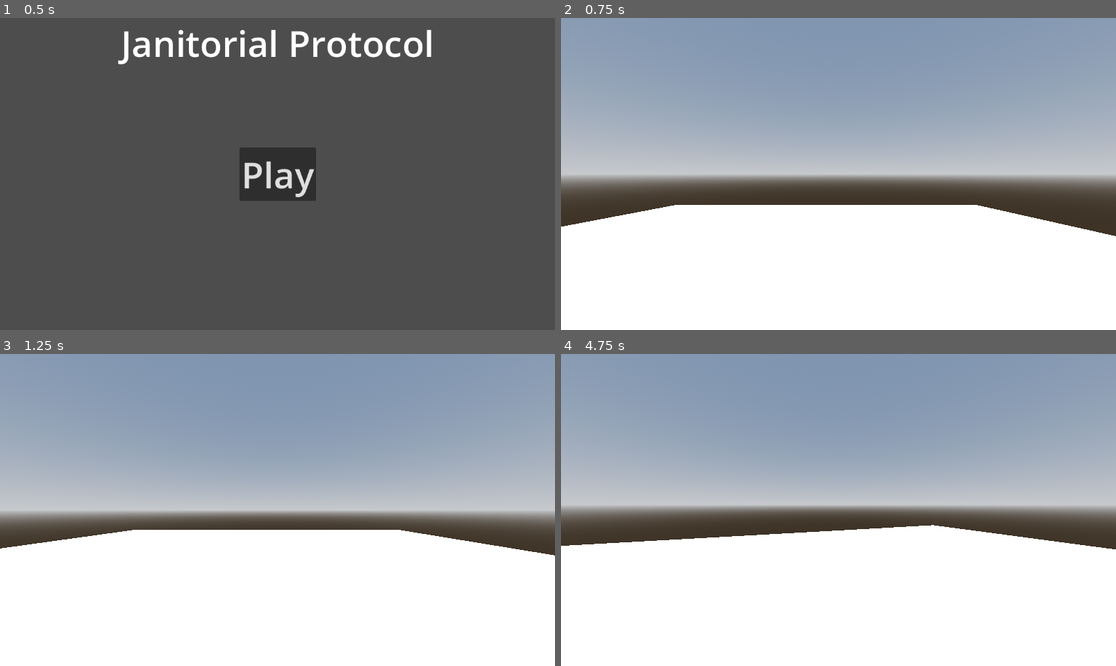
Above: before the commit, frames 1-4 (two rows, left to right).
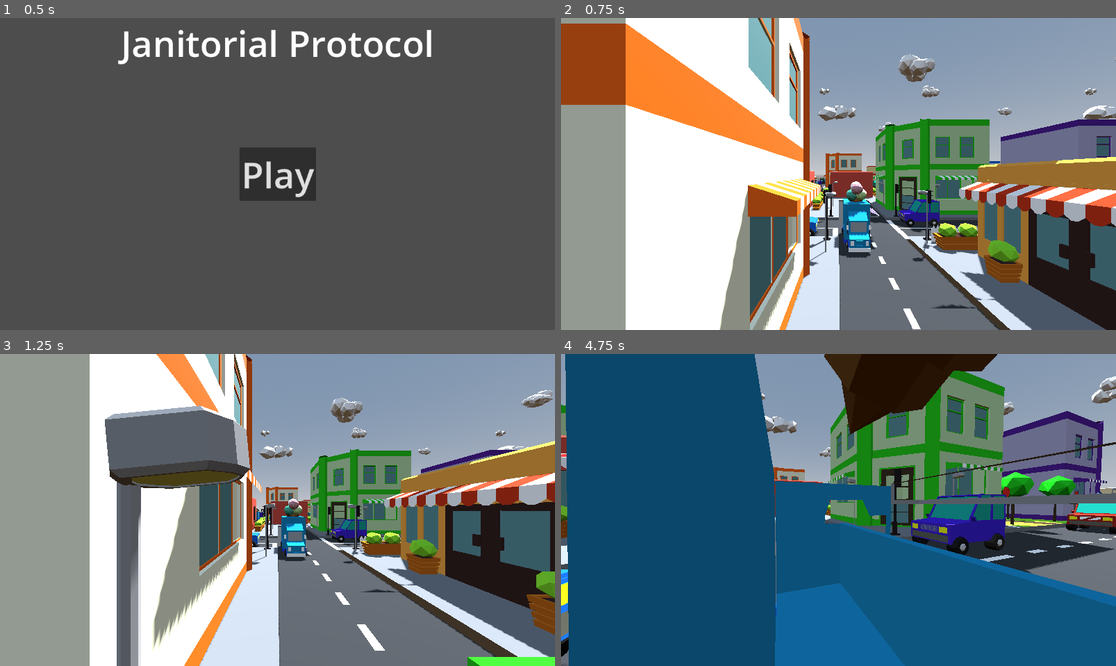
Above: after the commit, the same moments.

Repository: CodeOS99/JanitorialProtocol
Game: Godot game, scene res://scenes/main_menu.tscn
Same seed, same stepped clock (60 frames per second), same inputs: the game is played once before the commit and once after it.
Inputs (mouse positions are in pixels of both pictures, inside the frame that each line leads up to):
- Up to frame 1 (0.5 s): no input
- Up to frame 2 (0.75 s): click "Play" at 0.5 s
- Up to frame 3 (1.25 s): no input
- Up to frame 4 (4.75 s): tap Enter at 1.25 s; move the mouse to (866, 510) at 1.27 s; hold Shift (sprint) 1.28-2.03 s; hold W (up) from 1.28 s (still down); tap Space (jump) at 1.52, 2.27, 3.77, 4.52 s; move the mouse to (810, 510) at 2.02 s; tap Alt at 2.1, 3.6 s; move the mouse to (849, 503) at 2.77 s; hold Shift (sprint) 2.78-3.53 s; move the mouse to (832, 516) at 3.52 s; move the mouse to (877, 513) at 4.27 s; hold Shift (sprint) from 4.28 s (still down)

Frame 1 is identical in both runs. In frame 2, 72% of the frame differs, in the area x 0-100%, y 0-100%; in frame 3, 75%; in frame 4, 90%.

Commit message:
Added map mesh

Diff:
--- a/scenes/main_game.tscn
+++ b/scenes/main_game.tscn
@@ -1,6 +1,7 @@
-[gd_scene load_steps=7 format=3 uid="uid://nv6dpf3umyp3"]
+[gd_scene load_steps=8 format=3 uid="uid://nv6dpf3umyp3"]
 
 [ext_resource type="PackedScene" uid="uid://ce70gywp78csq" path="res://scenes/player.tscn" id="1_p4v0k"]
+[ext_resource type="PackedScene" uid="uid://cbs5ttjreilsy" path="res://assets/city/source/citta01.fbx" id="2_wpfmg"]
 
 [sub_resource type="ProceduralSkyMaterial" id="ProceduralSkyMaterial_ek1v0"]
 sky_horizon_color = Color(0.64625, 0.65575, 0.67075, 1)
@@ -15,10 +16,10 @@
 tonemap_mode = 2
 
 [sub_resource type="BoxMesh" id="BoxMesh_gh65w"]
-size = Vector3(75, 0.295, 75)
+size = Vector3(293.44, 1.17, 170)
 
-[sub_resource type="ConvexPolygonShape3D" id="ConvexPolygonShape3D_a8g32"]
-points = PackedVector3Array(-37.5, -0.1475, -37.5, -37.5, 0.1475, -37.5, 37.5, -0.1475, -37.5, -37.5, -0.1475, 37.5, -37.5, 0.1475, 37.5, 37.5, 0.1475, -37.5, 37.5, -0.1475, 37.5, 37.5, 0.1475, 37.5)
+[sub_resource type="ConvexPolygonShape3D" id="ConvexPolygonShape3D_6t3to"]
+points = PackedVector3Array(-146.72, -0.585, -85, -146.72, 0.585, -85, 146.72, -0.585, -85, -146.72, -0.585, 85, -146.72, 0.585, 85, 146.72, 0.585, -85, 146.72, -0.585, 85, 146.72, 0.585, 85)
 
 [node name="MainGame" type="Node3D"]
 
@@ -35,7 +36,22 @@
 [node name="StaticBody3D" type="StaticBody3D" parent="."]
 
 [node name="MeshInstance3D" type="MeshInstance3D" parent="StaticBody3D"]
+transform = Transform3D(1, 0, 0, 0, 1, 0, 0, 0, 1, 56, -0.621582, -38)
+visible = false
 mesh = SubResource("BoxMesh_gh65w")
 
 [node name="CollisionShape3D" type="CollisionShape3D" parent="StaticBody3D"]
-shape = SubResource("ConvexPolygonShape3D_a8g32")
+transform = Transform3D(1, 0, 0, 0, 1, 0, 0, 0, 1, 56, -0.621582, -38)
+shape = SubResource("ConvexPolygonShape3D_6t3to")
+
+[node name="citta01" parent="." instance=ExtResource("2_wpfmg")]
+transform = Transform3D(1, 0, 0, 0, 1, 0, 0, 0, 1, -0.668945, -4.44678, 5.27018)
+
+[node name="citta02" parent="." instance=ExtResource("2_wpfmg")]
+transform = Transform3D(1, 0, 0, 0, 1, 0, 0, 0, 1, 127.331, -4.44678, 5.27018)
+
+[node name="citta03" parent="." instance=ExtResource("2_wpfmg")]
+transform = Transform3D(-1, 0, 8.74228e-08, 0, 1, 0, -8.74228e-08, 0, -1, 127.331, -4.44678, -79.7298)
+
+[node name="citta04" parent="." instance=ExtResource("2_wpfmg")]
+transform = Transform3D(-1, 0, 8.74228e-08, 0, 1, 0, -8.74228e-08, 0, -1, -0.668945, -4.44678, -79.7298)
--- a/scenes/player.tscn
+++ b/scenes/player.tscn
@@ -3,10 +3,10 @@
 [ext_resource type="Script" path="res://scripts/player.gd" id="1_1p21k"]
 
 [sub_resource type="CapsuleMesh" id="CapsuleMesh_0jc65"]
-height = 5.0
+height = 3.0
 
 [sub_resource type="CapsuleShape3D" id="CapsuleShape3D_0fgxm"]
-height = 5.0
+height = 3.0
 
 [node name="Player" type="CharacterBody3D"]
 script = ExtResource("1_1p21k")
@@ -18,6 +18,6 @@
 shape = SubResource("CapsuleShape3D_0fgxm")
 
 [node name="Head" type="Node3D" parent="."]
-transform = Transform3D(1, 0, 0, 0, 1, 0, 0, 0, 1, 0, 2.00777, 0)
+transform = Transform3D(1, 0, 0, 0, 1, 0, 0, 0, 1, 0, 0.902018, 0)
 
 [node name="Camera3D" type="Camera3D" parent="Head"]
--- a/scripts/player.gd
+++ b/scripts/player.gd
@@ -63,8 +63,8 @@
 
 	move_and_slide()
 
-func _headbob(time: float) -> Vector3:
+func _headbob(time) -> Vector3:
 	var pos = Vector3.ZERO
-	pos.y = sin(time*BOB_FREQ) * BOB_AMP
-	pos.x = cos(time*BOB_FREQ) * BOB_AMP
+	pos.y = sin(time * BOB_FREQ) * BOB_AMP
+	pos.x = cos(time * BOB_FREQ / 2) * BOB_AMP
 	return pos
